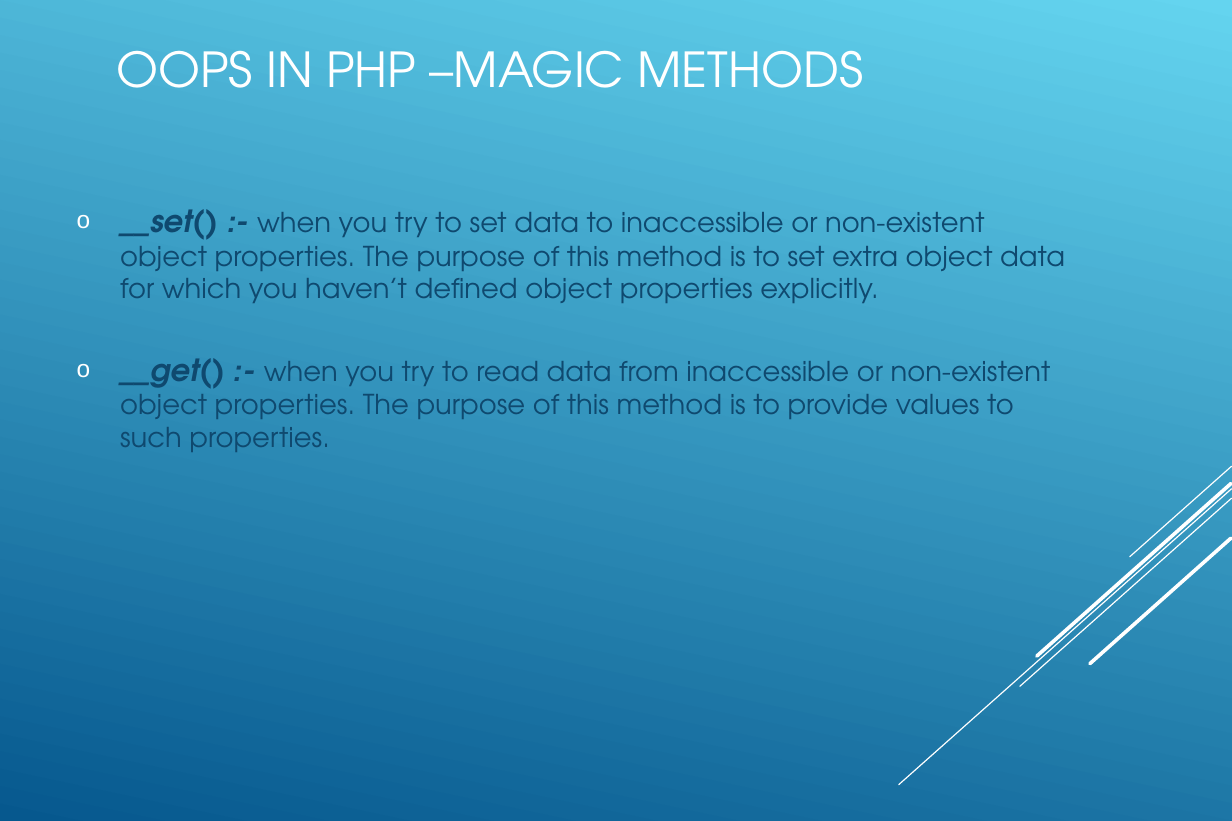
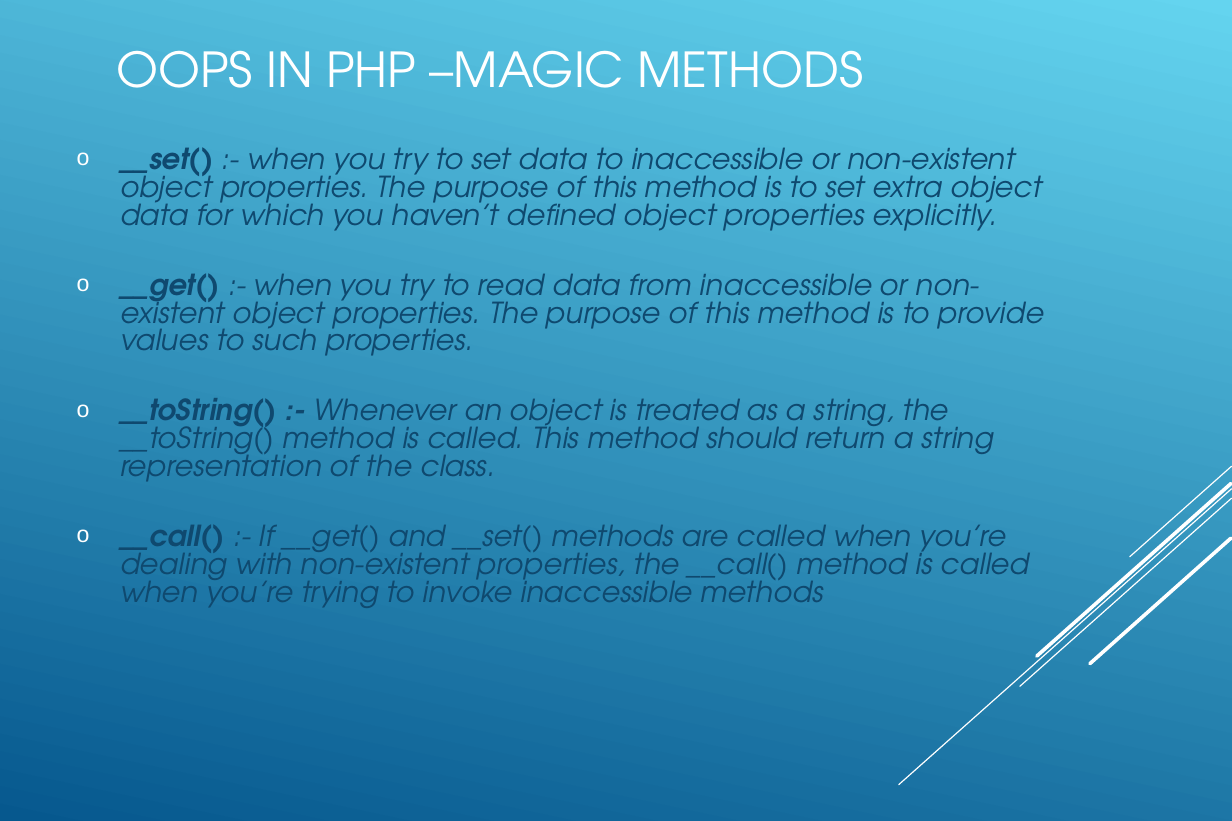
Before and after one commit to koushikgraj/PHP-Training, a slide deck: slide 30 of PHP-Presentation.ppt. Drawn at 1232x821 pixels with LibreOffice and Linux fonts; fonts in the diff are those of the drawing. Boxes give left, top, right and bottom in pixels: in the first picture for what was removed or moved away, otherwise in the second. Text is boxed around its words. In the diff, an @@ line names an element or a change of style, - is before the commit and + after.

Commit message:
24-May-2021 : PHP OOPS

```diff
--- a/PHP-Presentation.ppt
+++ b/PHP-Presentation.ppt
@@ subtitle at [120, 147, 1044, 356]: size 19 to 18 pt in "__set() :-", "__get() :-"; size 17 to 18 pt, italic on in "when you try to set data to ...", "when you try to read data from ..."; bold off in ":-", ":-"; line spacing 1 to 0.8 @@
@@ subtitle at [120, 398, 1030, 608]: paragraphs added @@
+  o __toString() :- Whenever an object is treated as a string, the __toString() method is called. This method should return a string representation of the class.
+  o __call() :- If __get() and __set() methods are called when you’re dealing with non-existent properties, the __call() method is called when you’re trying to invoke inaccessible methods
```
Also in this commit, not shown: 1 other slide changed, 5 slides added, 20 other files.
